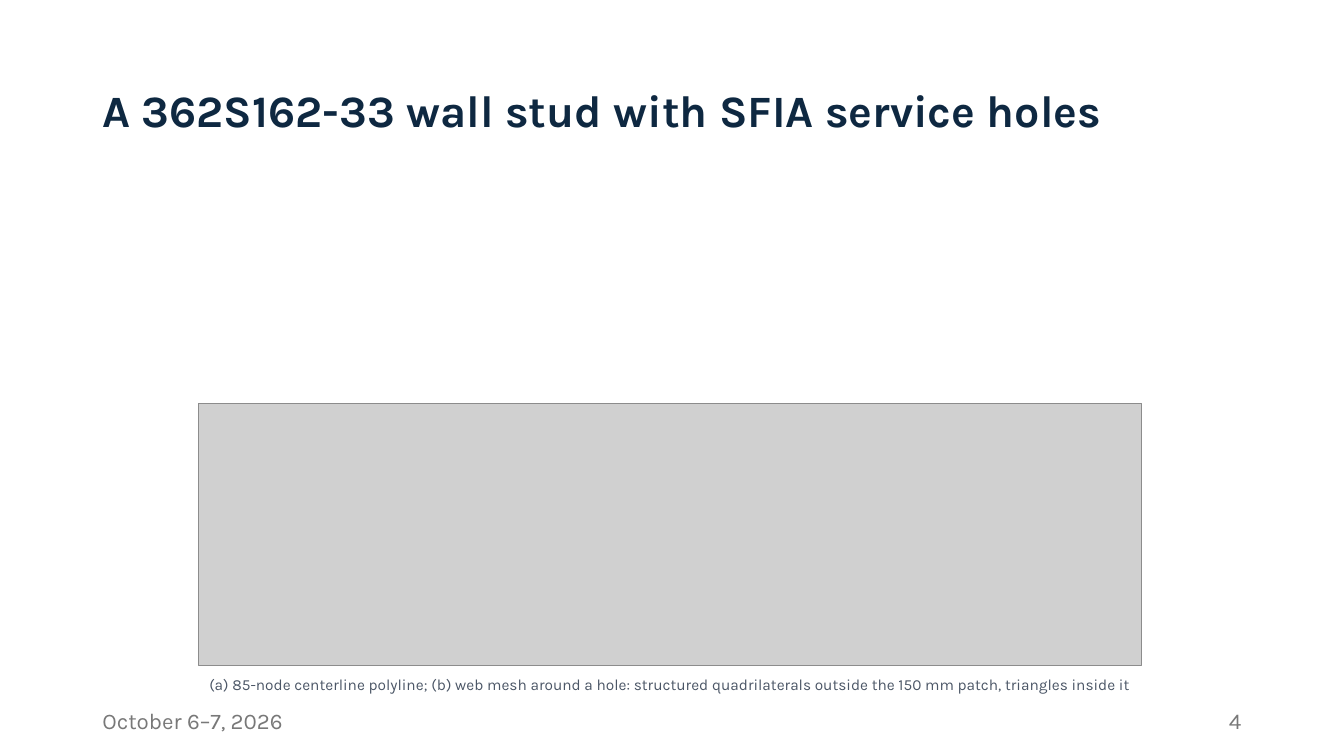
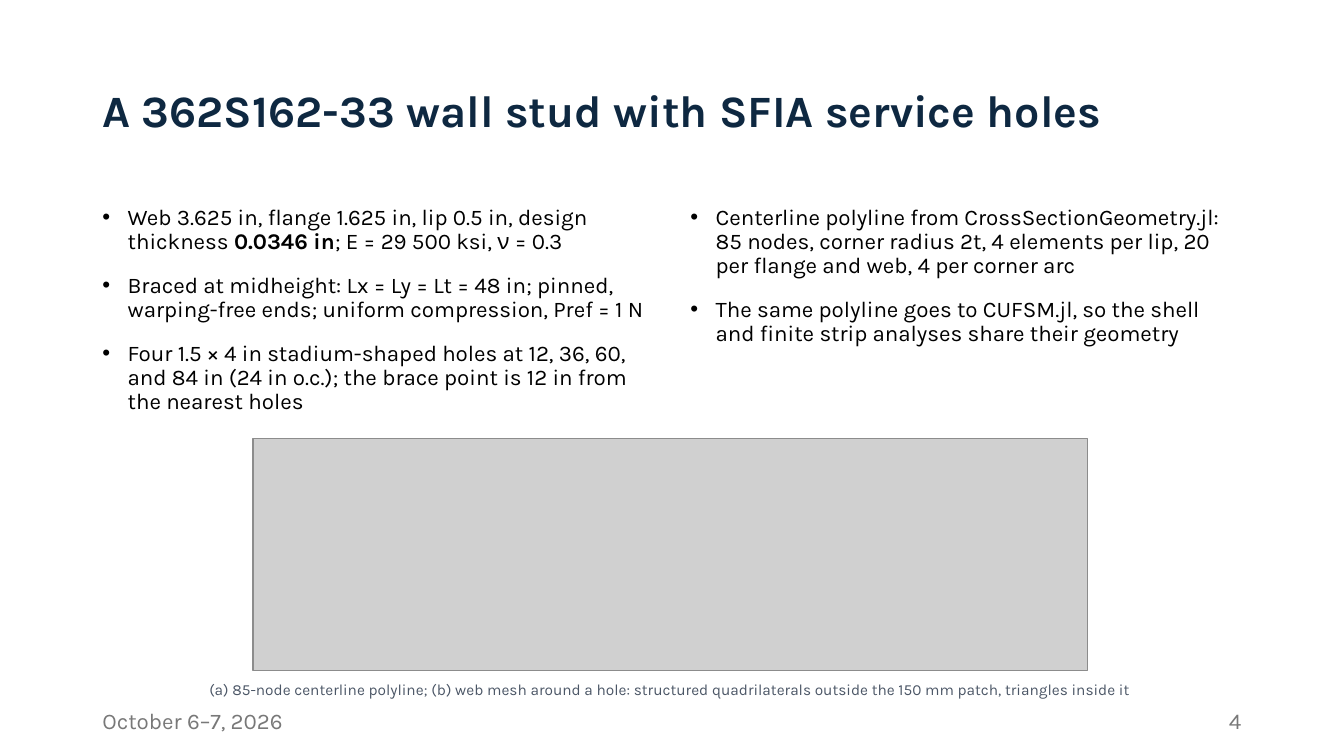
Before and after one commit to runtosolve/ICCFSS2026_MoenShabhariStudElasticBuckling, a slide deck: slide 4 of presentation/Moen_Shabhari_ICCFSS_2026.pptx. Drawn at 1344x756 pixels with LibreOffice and Linux fonts; fonts in the diff are those of the drawing; grey boxes stand for pictures. Boxes give left, top, right and bottom in pixels: in the first picture for what was removed or moved away, otherwise in the second. Text is boxed around its words. In the diff, an @@ line names an element or a change of style, - is before the commit and + after.

```diff
--- a/presentation/Moen_Shabhari_ICCFSS_2026.pptx
+++ b/presentation/Moen_Shabhari_ICCFSS_2026.pptx
@@ text added at (128, 209, 643, 410), 16 pt, text #000000 @@
+• Web 3.625 in, flange 1.625 in, lip 0.5 in, design thickness 0.0346 in; E = 29 500 ksi, ν = 0.3
+• Braced at midheight: Lx = Ly = Lt = 48 in; pinned, warping-free ends; uniform compression, Pref = 1 N
+• Four 1.5 × 4 in stadium-shaped holes at 12, 36, 60, and 84 in (24 in o.c.); the brace point is 12 in from the nearest holes
@@ text added at (716, 209, 1218, 347), 16 pt, text #000000 @@
+• Centerline polyline from CrossSectionGeometry.jl: 85 nodes, corner radius 2t, 4 elements per lip, 20 per flange and web, 4 per corner arc
+• The same polyline goes to CUFSM.jl, so the shell and finite strip analyses share their geometry
@@ picture: place and size @@
-picture at (199, 403, 1142, 665)
+picture at (253, 439, 1088, 670)
@@ text "(a) 85-node centerline polyline; (b) ...": place and size @@
-text "(a) 85-node centerline polyline; (b) ..." at (209, 679, 1129, 694)
+text "(a) 85-node centerline polyline; (b) ..." at (209, 684, 1129, 699)
```
Also in this commit, not shown: 4 other slides changed, 3 other files.
